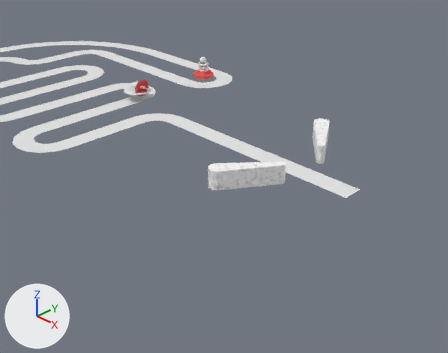
The Blender file assets/models/pinball_world_1.blend, before and after one commit.
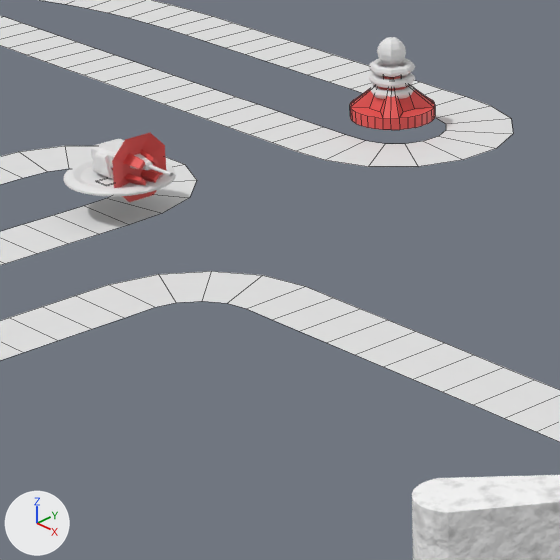
There are two pictures of each version: one whole from a 50 mm lens placed at (2.141, -1.575, 0.94), pointed at (0.752, -0.202, -0.08), one close up on the part from 24% to 54% of the width and 14% to 52% of the height. Every picture has the same lights, and +X, +Y and +Z are marked at lower left. The close-ups show mesh edges as thin lines.

The older version as bpy lines, for what is in view:
```python
me_cylinder_004 = bpy.data.meshes.new('Cylinder.004')
me_cylinder_004.from_pydata(...)  # 265 vertices, 258 faces; spans x -0.0273..0.0273, y -0.0273..0.0273, z -0.0082..0.0596
me_cylinder_005 = bpy.data.meshes.new('Cylinder.005')
me_cylinder_005.from_pydata(...)  # 9 vertices, 6 faces; spans x -0.949..0.083, y -0.949..0.103, z -0.038..0.03
me_sphere_002 = bpy.data.meshes.new('Sphere.002')
me_sphere_002.from_pydata(...)  # 102 vertices, 67 faces, 3 loose edges; spans x -0.06..0.0, y -0.06..0.06, z 0.0..0.0033
ob_menuelement = bpy.data.objects.new('MenuElement', me_cylinder_005)
ob_menuelement.location = (1.2193, -0.0326, 0.0)
ob_menuelement.hide_set(True)
ob_tower_foundation_lid_bottom = bpy.data.objects.new('Tower Foundation Lid Bottom', me_sphere_002)
ob_tower_foundation_lid_bottom.location = (0.06, 0.0, 0.0)
ob_tower_top_tesla = bpy.data.objects.new('Tower_Top_Tesla', me_cylinder_004)
ob_tower_top_tesla.location = (0.0, 0.4, 0.0077)
# also in view: 'Road Plane' at (-0.068, -0.052, -0.04); 'Tower_Top_Microwave' at (0.114, 0.001, 0.017); 'Flipper Left' at (0.891, -0.237, -0.009); 'Tower_Base' at (0.0, 0.4, -0.002)
```
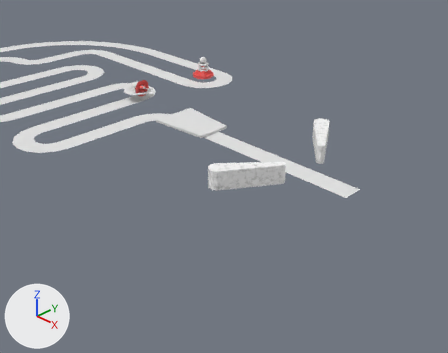
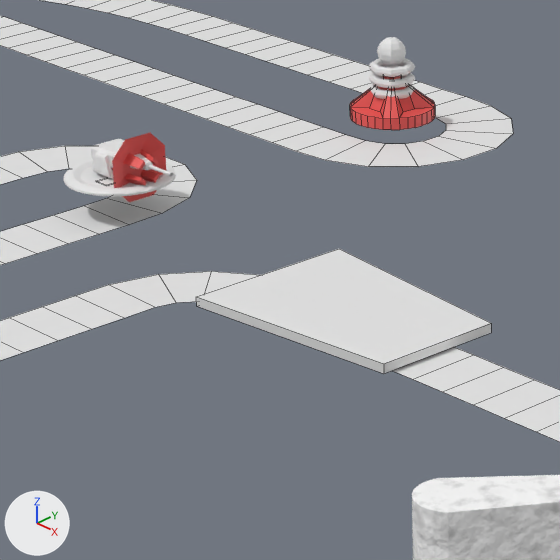
Changed parts and their boxes [x1, y1, x2, y2] in the close-ups (560 x 560 px):
'MenuElement', shown: after [197, 249, 491, 373]

Diff of the bpy script that builds the scene:
```diff
--- a/assets/models/pinball_world_1.blend.py
+++ b/assets/models/pinball_world_1.blend.py
@@ ob_menuelement @@
 ob_menuelement.location = (1.2193, -0.0326, 0.0)
-ob_menuelement.hide_set(True)
```
